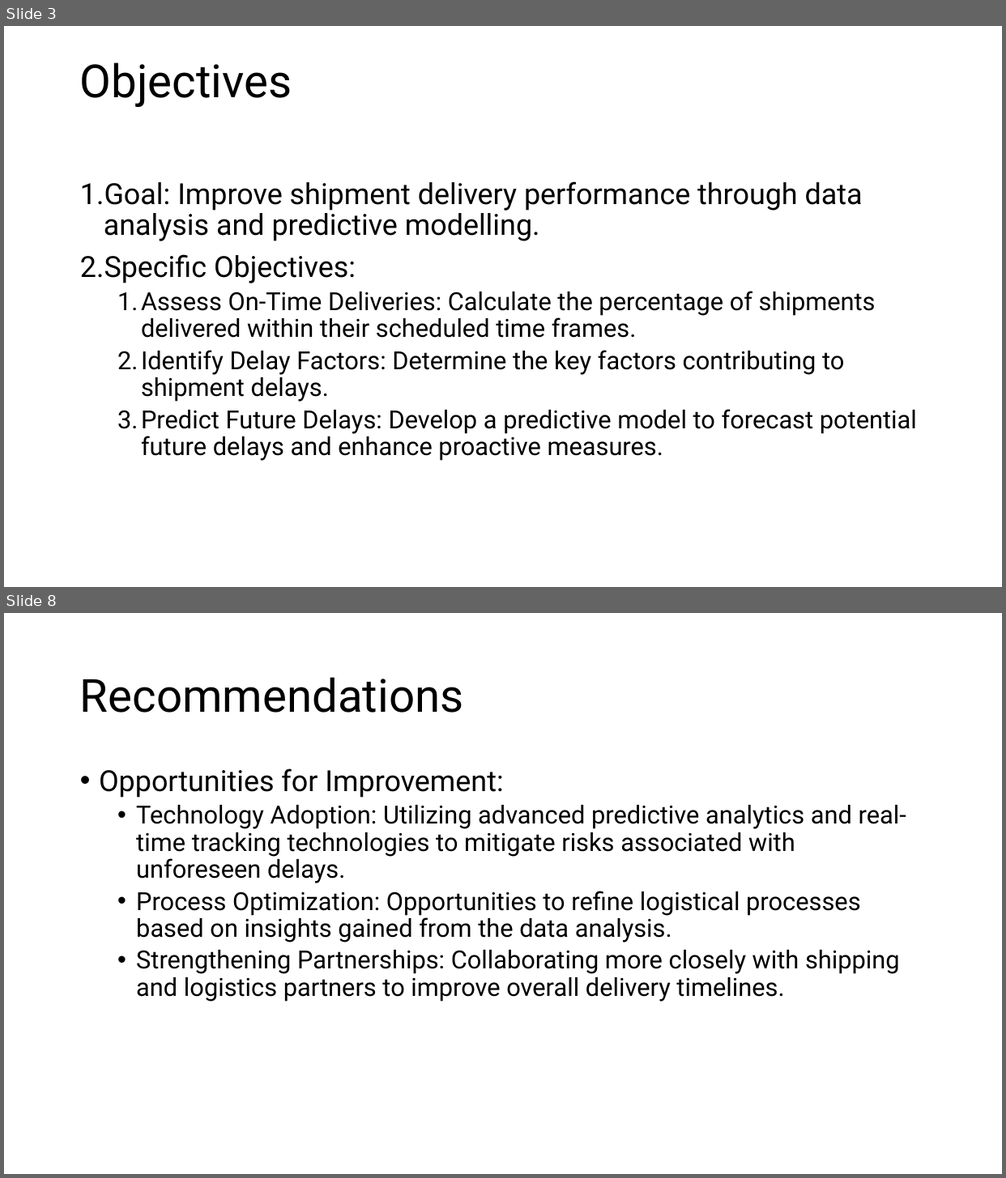
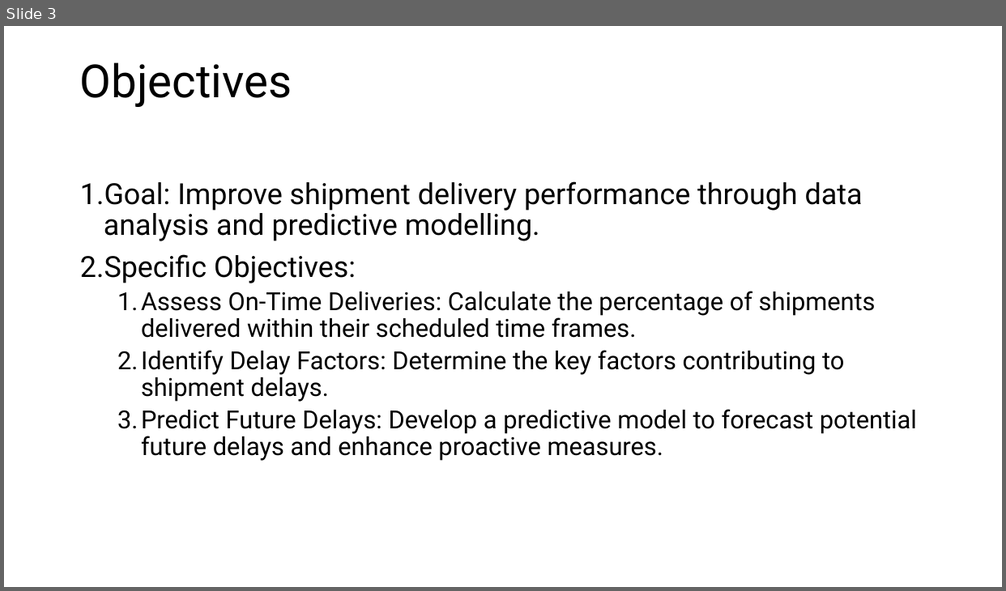
Before and after one commit to dansileshi/Shipment-Delay-Analysis, a slide deck: Shipment Delay Analysis Overview.pptx. Shown one above the other, each under a label of ours: slides 3 and 8 before the commit, slide 3 after it; the slides between them are not shown. The pictures are 1006x1178 and 1006x591 pixels, drawn with LibreOffice and Linux fonts; fonts in the diff are those of the drawing. Boxes give left, top, right and bottom in pixels: in the first picture for what was removed or moved away, otherwise in the second. Text is boxed around its words. In the diff, an @@ line names an element or a change of style, - is before the commit and + after.

```diff
--- a/Shipment Delay Analysis Overview.pptx
+++ b/Shipment Delay Analysis Overview.pptx
@@ slide 8 removed at (4, 613, 1002, 1174), background #FFFFFF @@
@@ title removed at (80, 677, 464, 713) @@
-Recommendations
@@ text removed at (99, 769, 906, 1002) @@
-• Opportunities for Improvement:
-  • Technology Adoption: Utilizing advanced predictive analytics and real-time tracking technologies to mitigate risks associated with unforeseen delays.
-  • Process Optimization: Opportunities to refine logistical processes based on insights gained from the data analysis.
-  • Strengthening Partnerships: Collaborating more closely with shipping and logistics partners to improve overall delivery timelines.
```
Also in this commit, not shown: 7 slides changed, 2 slides added, 7 other slides removed, 9 other files.
